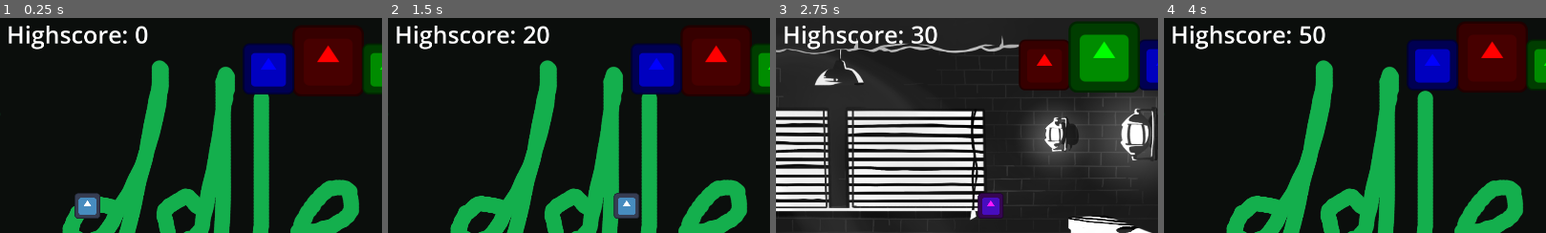
Above: before the commit, frames 1-4 (left to right).
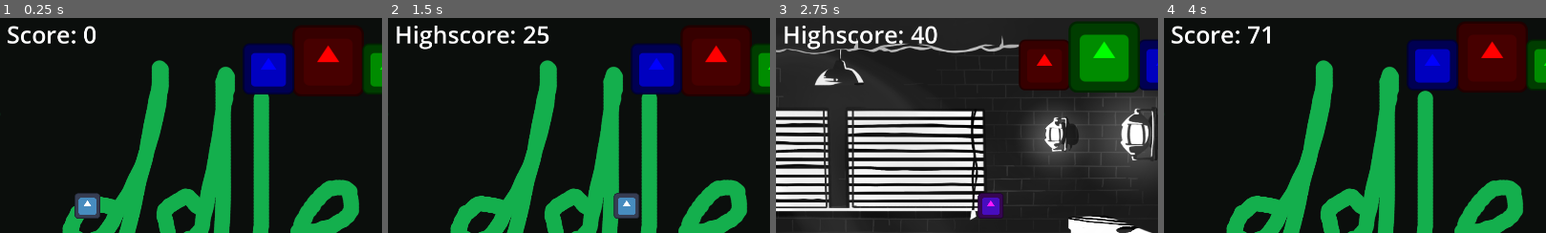
Above: after the commit, the same moments.

Repository: godzilla5hrimp/TheaterJumpShootMan
Game: Godot game, scene res://scenes/main.tscn
The game is run twice, just before and just after one commit, with the same random seed, the same clock (stepped at 60 frames per second) and the same inputs. The engine's default icon, where the game draws it, is replaced by a stand-in: a white triangle on a blue panel in a dark square.
Inputs:
- Up to frame 1 (0.25 s): no input
- Up to frame 2 (1.5 s): tap Enter at 0.5 s; hold Right (moveRight) from 0.53 s (still down); tap P (ReduceUIHearts) at 0.6, 1.35 s; tap X (SwapMaskForward) at 0.77 s
- Up to frame 3 (2.75 s): tap X (SwapMaskForward) at 1.52 s; release Right (moveRight) at 2.03 s; hold Left (moveLeft) from 2.03 s (still down); tap E (change_mask_next) at 2.1 s; tap P (ReduceUIHearts) at 2.3 s
- Up to frame 4 (4 s): release Left (moveLeft) at 2.78 s; hold Right (moveRight) from 2.78 s (still down); tap Q (change_mask_previous) at 2.85 s; tap X (SwapMaskForward) at 3.02, 3.77 s; tap P (ReduceUIHearts) at 3.05, 3.8 s; tap M (change_middle_ages) at 3.6 s
The pictures show only the part of the screen within x 40-90%, y 1-51%; the shares and areas given below are measured in that part.

The runs differ from the first frame. In frame 1, 1.4% of the frame differs, in the area x 2-39%, y 3-15%; in frame 2, 0.1%; in frame 3, 0.2%; in frame 4, 1.7%, in the area x 2-43%, y 3-15%.

Commit message:
basic score
basic score functions

Diff:
--- a/mask-game-jam-game/UI.tscn
+++ b/mask-game-jam-game/UI.tscn
@@ -82,4 +82,9 @@
 offset_right = 1148.0
 offset_bottom = 94.0
 theme_override_font_sizes/font_size = 60
-text = "Highscore: 0"
+text = "Score: 0"
+
+[node name="Timer" type="Timer" parent="Label" unique_id=1588047610]
+autostart = true
+
+[connection signal="timeout" from="Label/Timer" to="." method="_on_timer_timeout"]
--- /dev/null
+++ b/mask-game-jam-game/highscore.gd
@@ -0,0 +1,11 @@
+extends Label
+
+
+# Called when the node enters the scene tree for the first time.
+func _ready() -> void:
+	pass # Replace with function body.
+
+
+# Called every frame. 'delta' is the elapsed time since the previous frame.
+func _process(delta: float) -> void:
+	pass
--- /dev/null
+++ b/mask-game-jam-game/timer.gd
@@ -0,0 +1,6 @@
+extends Timer
+signal HighscoreTimeout
+
+func _on_timer_timeout():
+	HighscoreTimeout.emit()
+	print("timeout")
--- a/mask-game-jam-game/ui.gd
+++ b/mask-game-jam-game/ui.gd
@@ -5,7 +5,8 @@
 var SizePreviousMask = Vector2(1,1)
 var PosNextMask = Vector2(1750,130)
 var SizeNextMask = Vector2(1,1)
-var Highscore = 0
+var Score := 0
+var ElapsedTime = 0
 
 # Called when the node enters the scene tree for the first time.
 func _ready() -> void:
@@ -15,9 +16,9 @@
 # Called every frame. 'delta' is the elapsed time since the previous frame.
 func _process(delta: float) -> void:
 	if Input.is_action_just_pressed("ReduceUIHearts"):
-		Highscore +=10
+		Score +=10
 		#var HighscoreStr = str(Highscore)
-		$Label.text = "Highscore: " + str(Highscore)
+		$Label.text = "Highscore: " + str(Score)
 
 
 func _on_actor_hit(lives: Variant, healthbar: Variant) -> void:
@@ -60,3 +61,10 @@
 		$"Mask Swap UI/MaskSwapAttackmask".scale = SizePreviousMask
 		$"Mask Swap UI/MaskSwapBlockmask".position = PosNextMask
 		$"Mask Swap UI/MaskSwapBlockmask".scale = SizeNextMask
+
+
+
+func _on_timer_timeout() -> void:
+	ElapsedTime +=1
+	Score += 5 + (.3*ElapsedTime)
+	$Label.text = "Score: " + str(Score)
Not shown, added: mask-game-jam-game/highscore.gd.uid
Not shown, added: mask-game-jam-game/timer.gd.uid
